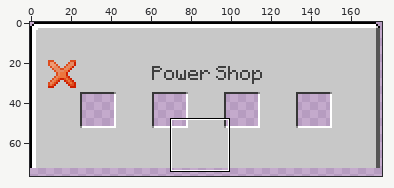
Two states of a pixel-art file, aseprite files/menu/shop.ase. The first picture is a wide view before the edit; the outline marks the close-up.
Close-up. Old version:
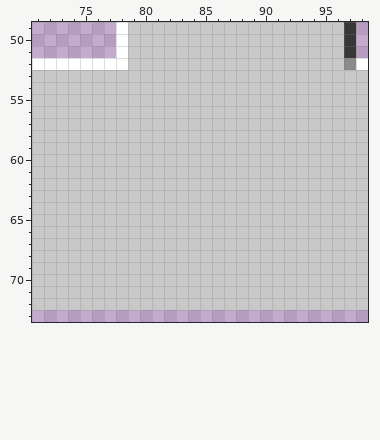
176x80 pixels, 1 frame. Colours within 5 levels of each other are drawn and written as one. Shown: x 71..98, y 49..73. The wide view leaves out empty margins.
After the commit:
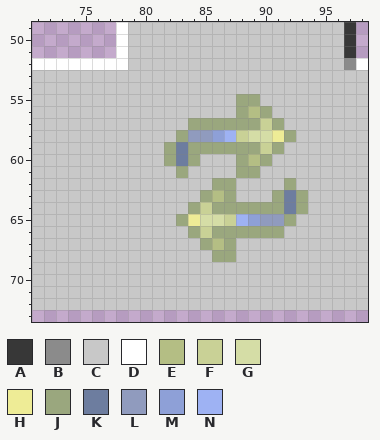
Palette (. is transparent): A #373737  B #8b8b8b  C #c8c8c8  D #ffffff  E #b4be84  F #c9d196  G #d5dda6  H #eeec96  J #9aa77e  K #6d7d9f  L #909bbe  M #8ea0d7  N #9eb2f3
Difference:
{"change": "layer \"Layer 3\" added"}
{"where": "layer \"Layer 3\""}
{"y":55,"x":88,"old":"CC","new":"JJ"}
{"y":56,"x":88,"old":"CCC","new":"JEJ"}
{"y":57,"x":84,"old":"CCCCCCCC","new":"JJJJJJFJ"}
{"y":58,"x":83,"old":"CCCCCCCCCC","new":"JLLMNFGGHJ"}
{"y":59,"x":82,"old":"CCCCCCCCCC","new":"JKJJJJJJFJ"}
{"y":60,"x":82,"old":"CCC","new":"JKJ"}
{"y":60,"x":88,"old":"CCC","new":"JEJ"}
{"y":61,"x":83,"old":"C","new":"J"}
{"y":61,"x":88,"old":"CC","new":"JJ"}
{"y":62,"x":86,"old":"CC","new":"JJ"}
{"y":62,"x":92,"old":"C","new":"J"}
{"y":63,"x":85,"old":"CCC","new":"JEJ"}
{"y":63,"x":91,"old":"CCC","new":"JKJ"}
{"y":64,"x":84,"old":"CCCCCCCCCC","new":"JFJJJJJJKJ"}
{"y":65,"x":83,"old":"CCCCCCCCCC","new":"JHGGFNMLLJ"}
{"y":66,"x":84,"old":"CCCCCCCC","new":"JFJJJJJJ"}
{"y":67,"x":85,"old":"CCC","new":"JEJ"}
{"y":68,"x":86,"old":"CC","new":"JJ"}
{"label":"changed","picture_box":[164,94,308,262]}
